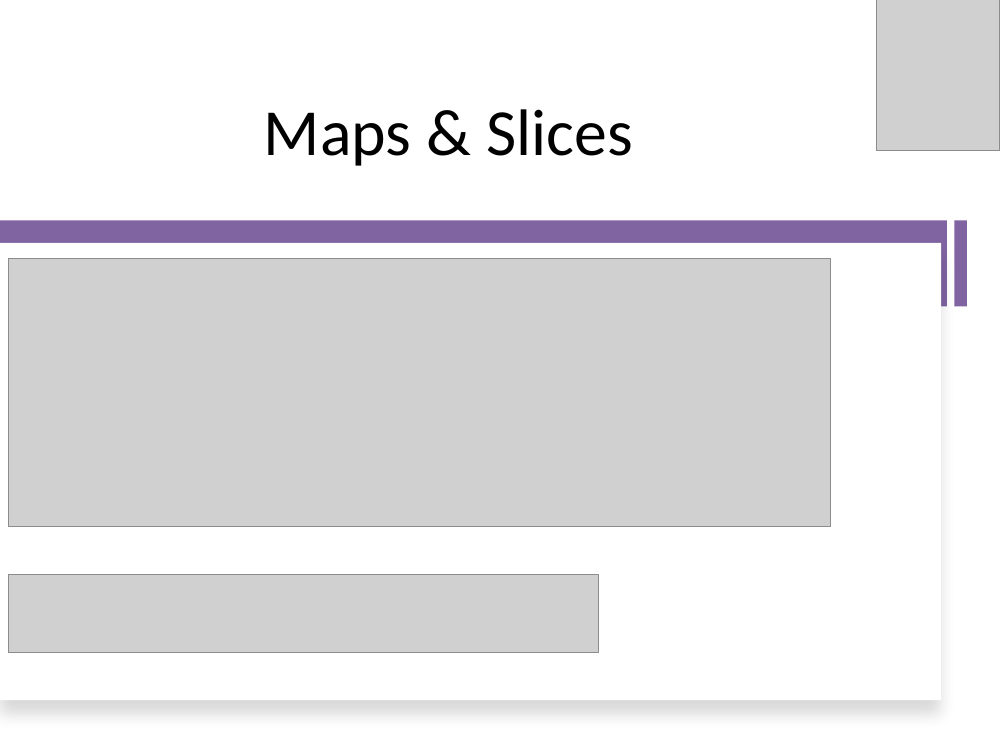
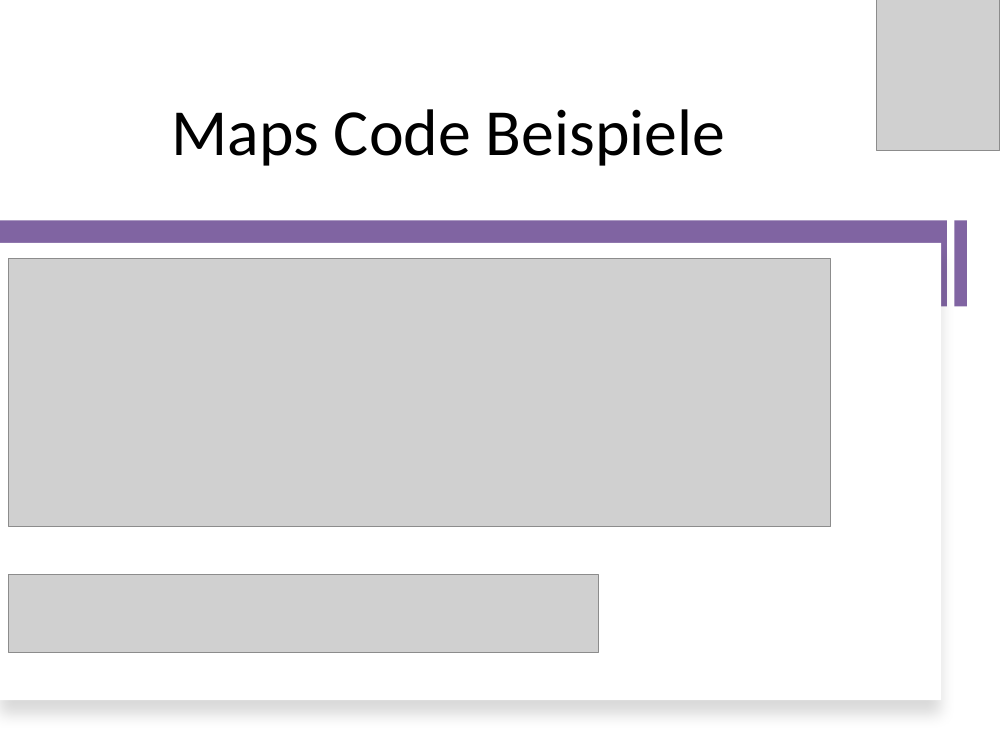
Before and after one commit to RatedNextGen/pcp-go, a slide deck: slide 9 of presentation/GO-Präsi.pptx (slide 10 before the commit). Drawn at 1008x756 pixels with LibreOffice and Linux fonts; fonts in the diff are those of the drawing; grey boxes stand for pictures. Boxes give left, top, right and bottom in pixels: in the first picture for what was removed or moved away, otherwise in the second. Text is boxed around its words. In the diff, an @@ line names an element or a change of style, - is before the commit and + after.

```diff
--- a/presentation/GO-Präsi.pptx
+++ b/presentation/GO-Präsi.pptx
@@ title at box(171, 109, 725, 166): text changed @@
-Maps & Slices
+Maps Code Beispiele
```
Also in this commit, not shown: 9 other slides changed, 5 slides added, 7 slides removed, 12 other files.
